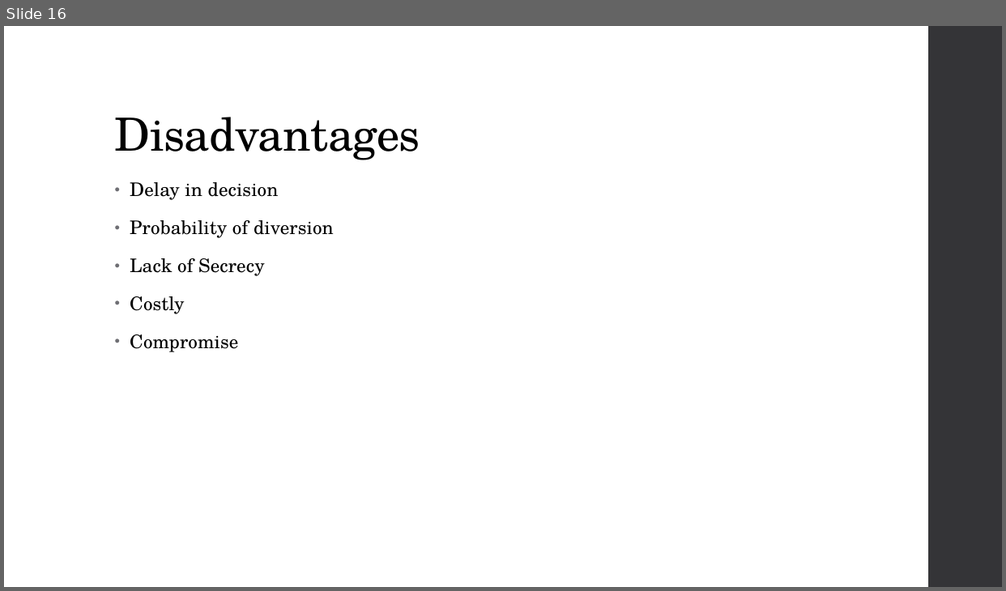
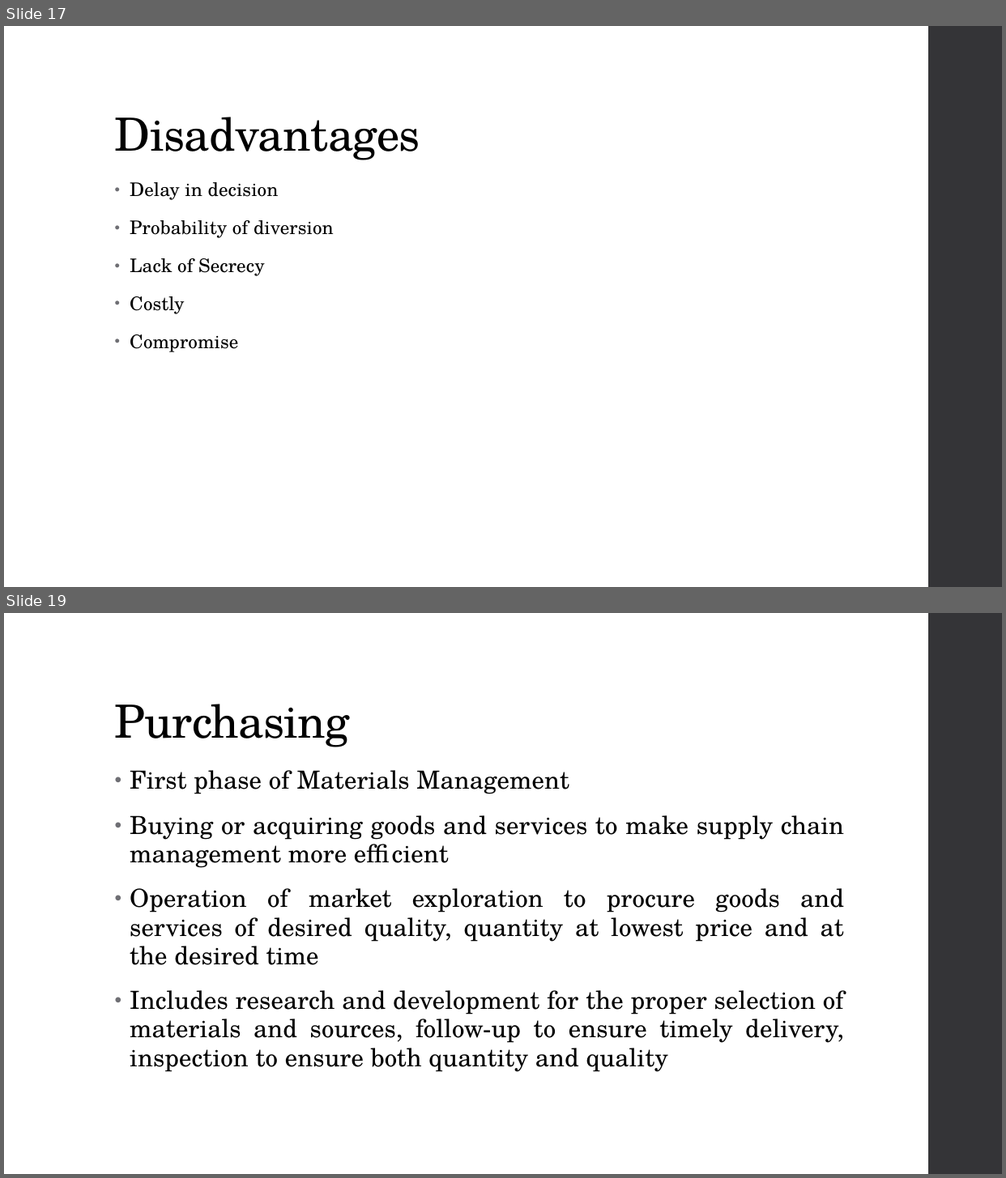
Before and after one commit to sujanW0W/MajorProject, a slide deck: Presentation3.pptx. Shown one above the other, each under a label of ours: slide 16 before the commit, slides 17 and 19 after it; the slides between them are not shown. The pictures are 1006x591 and 1006x1178 pixels, drawn with LibreOffice and Linux fonts; fonts in the diff are those of the drawing. Boxes give left, top, right and bottom in pixels: in the first picture for what was removed or moved away, otherwise in the second. Text is boxed around its words. In the diff, an @@ line names an element or a change of style, - is before the commit and + after.

Commit message:
Added Purchasing slides

```diff
--- a/Presentation3.pptx
+++ b/Presentation3.pptx
@@ slide 19 added at <box>4,613,1002,1174</box>, background #FFFFFF; not listed: 1 template element that a slide beside it also shows @@
@@ title added at <box>115,704,350,747</box>, 44 pt, text #000000 @@
+Purchasing
@@ text added at <box>130,770,844,1072</box>, 24 pt, text #000000 @@
+• First phase of Materials Management
+• Buying or acquiring goods and services to make supply chain management more efficient
+• Operation of market exploration to procure goods and services of desired quality, quantity at lowest price and at the desired time
+• Includes research and development for the proper selection of materials and sources, follow-up to ensure timely delivery, inspection to ensure both quantity and quality
@@ what was slide 16 is now slide 17 @@
```
Also in this commit, not shown: 9 other slides added.
